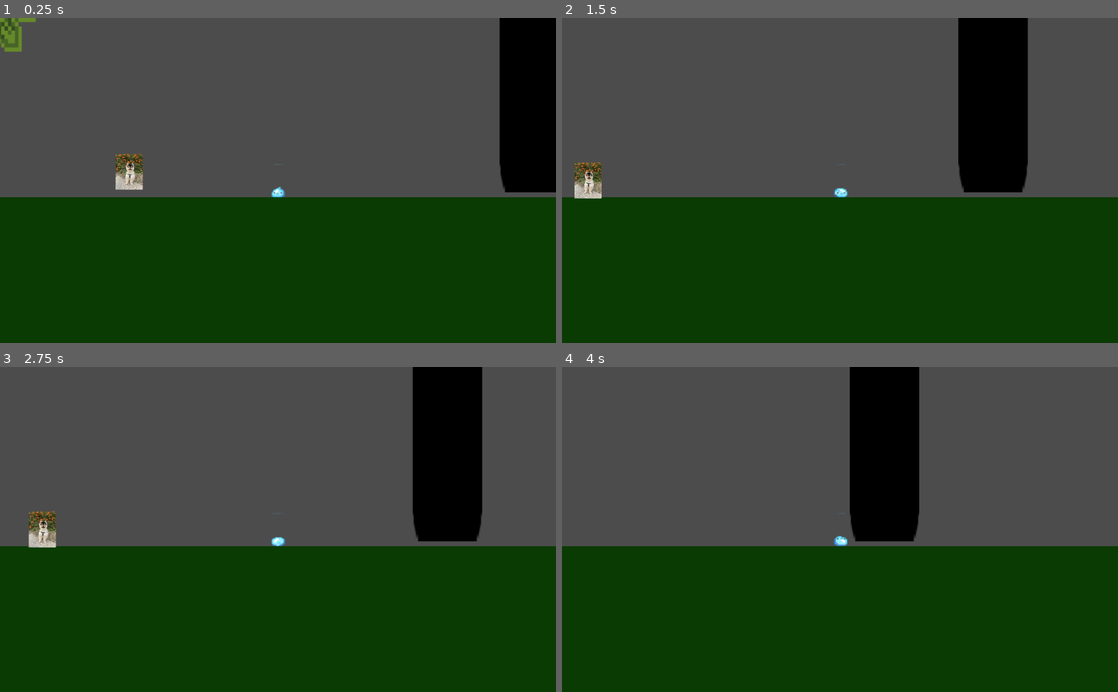
Above: before the commit, frames 1-4 (two rows, left to right).
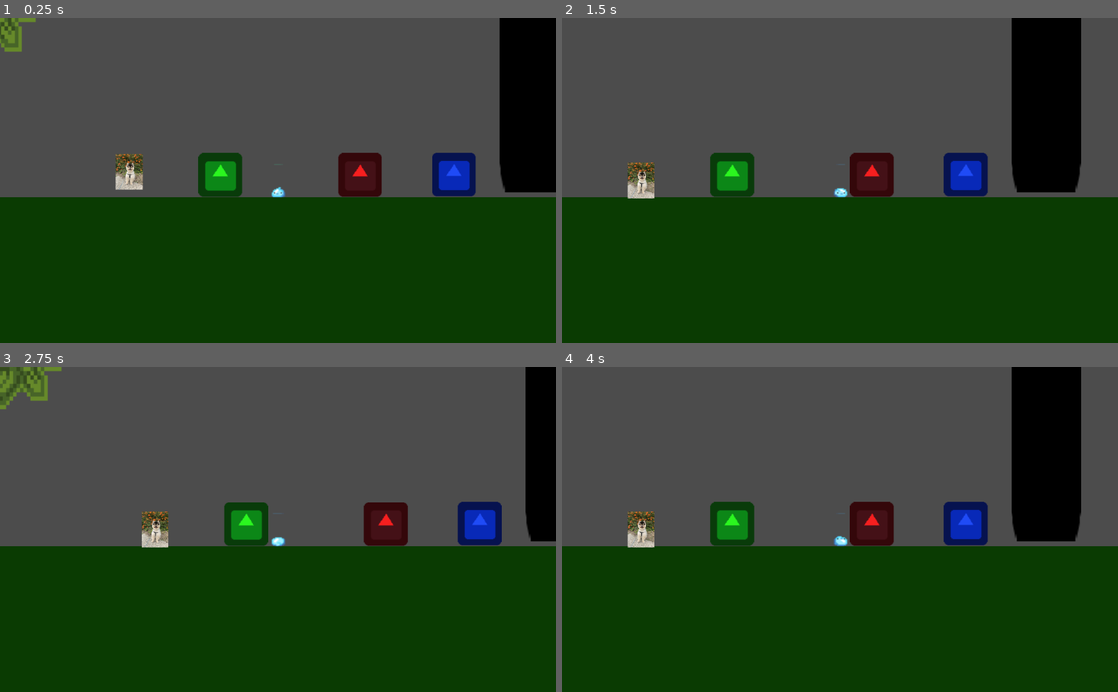
Above: after the commit, the same moments.

Repository: mccomicke3/Indigo_Sprint2
Game: Godot game, scene res://BaseWorld.tscn
The game is run twice, just before and just after one commit, with the same random seed, the same clock (stepped at 60 frames per second) and the same inputs. The engine's default icon, where the game draws it, is replaced by a stand-in: a white triangle on a blue panel in a dark square.
Inputs:
- Up to frame 1 (0.25 s): no input
- Up to frame 2 (1.5 s): tap Enter (ui_accept) at 0.5, 1.35 s; hold Enter (ui_accept) 0.53-1.28 s; hold Right (ui_right) from 0.53 s (still down)
- Up to frame 3 (2.75 s): tap Enter (ui_accept) at 1.52, 1.82 s; release Right (ui_right) at 2.03 s; hold Left (ui_left) from 2.03 s (still down); hold Enter (ui_accept) from 2.03 s (still down)
- Up to frame 4 (4 s): release Left (ui_left) at 2.78 s; release Enter (ui_accept) at 2.78 s; hold Right (ui_right) from 2.78 s (still down); tap Enter (ui_accept) at 2.85, 3.02, 3.32 s; hold Enter (ui_accept) from 3.53 s (still down)

The runs differ from the first frame. In frame 1, 3.2% of the frame differs, in the area x 35-86%, y 41-56%; in frame 2, 14%; in frame 3, 14%; in frame 4, 16%, in the area x 11-94%, y 0-56%.

Commit message:
Added Collisions and ElementState
isolated movement and collision into seperate functions

Diff:
--- a/TestPlatformer/BaseWorld.tscn
+++ b/TestPlatformer/BaseWorld.tscn
@@ -72,9 +72,13 @@
 [sub_resource type="RectangleShape2D" id=8]
 extents = Vector2( 12.2173, 16.3921 )
 
+[sub_resource type="RectangleShape2D" id=9]
+extents = Vector2( 21.5877, 20.4719 )
+
 [node name="BaseWorld" type="Node"]
 
 [node name="Player" type="KinematicBody2D" parent="."]
+editor/display_folded = true
 position = Vector2( 364.408, 172.625 )
 script = ExtResource( 1 )
 __meta__ = {
@@ -111,7 +115,10 @@
 volume_db = 2.0
 autoplay = true
 
-[node name="Floor" type="StaticBody2D" parent="."]
+[node name="Floor" type="StaticBody2D" parent="." groups=[
+"WorldStatic",
+]]
+editor/display_folded = true
 position = Vector2( 354.663, 384.292 )
 scale = Vector2( 9.76, 1 )
 __meta__ = {
@@ -128,7 +135,10 @@
 [node name="FloorCollide" type="CollisionShape2D" parent="Floor"]
 shape = SubResource( 5 )
 
-[node name="Wall" type="StaticBody2D" parent="."]
+[node name="Wall" type="StaticBody2D" parent="." groups=[
+"WorldStatic",
+]]
+editor/display_folded = true
 position = Vector2( 600.395, 34.0577 )
 __meta__ = {
 "_edit_group_": true
@@ -143,7 +153,10 @@
 scale = Vector2( 1, 5 )
 shape = SubResource( 6 )
 
-[node name="Tree" type="StaticBody2D" parent="."]
+[node name="Tree" type="StaticBody2D" parent="." groups=[
+"WorldStatic",
+]]
+editor/display_folded = true
 position = Vector2( -12.7046, 48.2641 )
 __meta__ = {
 "_edit_group_": true
@@ -159,19 +172,73 @@
 scale = Vector2( 1, 5 )
 shape = SubResource( 7 )
 
-[node name="RigidBody2D" type="RigidBody2D" parent="."]
+[node name="Doggo" type="RigidBody2D" parent="." groups=[
+"Interactable",
+]]
+editor/display_folded = true
 position = Vector2( 227.507, 171.867 )
 mass = 5.0
 __meta__ = {
 "_edit_group_": true
 }
 
-[node name="CollisionShape2D" type="CollisionShape2D" parent="RigidBody2D"]
+[node name="CollisionShape2D" type="CollisionShape2D" parent="Doggo"]
 shape = SubResource( 8 )
 
-[node name="Sprite" type="Sprite" parent="RigidBody2D"]
+[node name="Sprite" type="Sprite" parent="Doggo"]
 position = Vector2( -0.126815, 0.138001 )
 scale = Vector2( 0.027461, 0.027461 )
 texture = ExtResource( 6 )
 
 [node name="AudioStreamPlayer" type="AudioStreamPlayer" parent="."]
+
+[node name="Fire" type="StaticBody2D" parent="." groups=[
+"fire",
+]]
+editor/display_folded = true
+position = Vector2( 439.963, 177.778 )
+__meta__ = {
+"_edit_group_": true
+}
+
+[node name="CollisionShape2D" type="CollisionShape2D" parent="Fire"]
+shape = SubResource( 9 )
+
+[node name="Sprite" type="Sprite" parent="Fire"]
+modulate = Color( 0.968627, 0.12549, 0.12549, 1 )
+scale = Vector2( 0.628502, 0.628502 )
+texture = ExtResource( 4 )
+
+[node name="Water" type="StaticBody2D" parent="." groups=[
+"water",
+]]
+editor/display_folded = true
+position = Vector2( 526.358, 177.419 )
+__meta__ = {
+"_edit_group_": true
+}
+
+[node name="CollisionShape2D" type="CollisionShape2D" parent="Water"]
+shape = SubResource( 9 )
+
+[node name="Sprite" type="Sprite" parent="Water"]
+modulate = Color( 0.12549, 0.298039, 0.968627, 1 )
+scale = Vector2( 0.628502, 0.628502 )
+texture = ExtResource( 4 )
+
+[node name="Wind" type="StaticBody2D" parent="." groups=[
+"wind",
+]]
+editor/display_folded = true
+position = Vector2( 311.267, 177.778 )
+__meta__ = {
+"_edit_group_": true
+}
+
+[node name="CollisionShape2D" type="CollisionShape2D" parent="Wind"]
+shape = SubResource( 9 )
+
+[node name="Sprite" type="Sprite" parent="Wind"]
+modulate = Color( 0.172549, 0.968627, 0.12549, 1 )
+scale = Vector2( 0.628502, 0.628502 )
+texture = ExtResource( 4 )
--- a/TestPlatformer/KinematicBody2D.gd
+++ b/TestPlatformer/KinematicBody2D.gd
@@ -1,14 +1,49 @@
 extends KinematicBody2D
 
 const UP = Vector2(0,-1)
-const GRAVITY = 20
+var grav = 20
 var speed = 100
-const JUMP_HEIGHT = 500
+var jumpHeight = 500
 var motion = Vector2()
 var jump_count = 1
 
+enum ElementState{
+	None,
+	Fire,
+	Water,
+	Wind
+}
+var currentElement = ElementState.None
+
 func _physics_process(delta):
-	motion.y += GRAVITY
+
+	_movement(delta)
+	_element_interaction()
+
+	if Input.is_action_just_pressed("ui_reset"):
+		get_tree().reload_current_scene()
+
+func _element_interaction():
+	var get_col = null
+	if (get_slide_count() > 0):
+		get_col = get_slide_collision(get_slide_count()-1)
+
+	if get_col != null:
+		if get_col.collider.is_in_group("fire"):
+			print("fire")
+			if (currentElement == ElementState.Fire):
+				get_col.collider.free()
+		elif get_col.collider.is_in_group("water"):
+			print("water")
+			if (currentElement == ElementState.Water):
+				get_col.collider.free()
+		elif get_col.collider.is_in_group("wind"):
+			print("wind")
+			if (currentElement == ElementState.Wind):
+				get_col.collider.free()
+
+func _movement(delta):
+	motion.y += grav
 	if Input.is_action_pressed("ui_left"):
 		motion.x = -speed
 		if is_on_floor():
@@ -24,21 +59,17 @@
 	if motion.x == 0 && is_on_floor():
 		$AnimationPlayer.play('Idle')
 	if Input.is_action_just_pressed("ui_up") && jump_count > 0:
-		motion.y = -JUMP_HEIGHT
+		motion.y = -jumpHeight
 		$AnimationPlayer.play('Jump')
 		jump_count -= 1
 	if is_on_floor():
 		jump_count = 1
 	if Input.is_action_pressed('ui_up') && is_on_wall():
-		motion.y = -JUMP_HEIGHT
+		motion.y = -jumpHeight
 	if Input.is_action_pressed("ui_space"):
 		speed = 200
 	else:
 		speed = 100
-	if Input.is_action_just_pressed("ui_reset"):
-		get_tree().reload_current_scene()
-	if Input.is_action_pressed("ui_accept"):
-		#comment: try to find how to determine which collide i hit
-		#and if it is a obstacle then disable or hide the node
-		print(get_slide_collision(get_slide_count()-1).collider_shape)
+
+
 	motion = move_and_slide(motion, UP)
Not shown: 1 places in TestPlatformer/BaseWorld.tscn that only renumber resources
